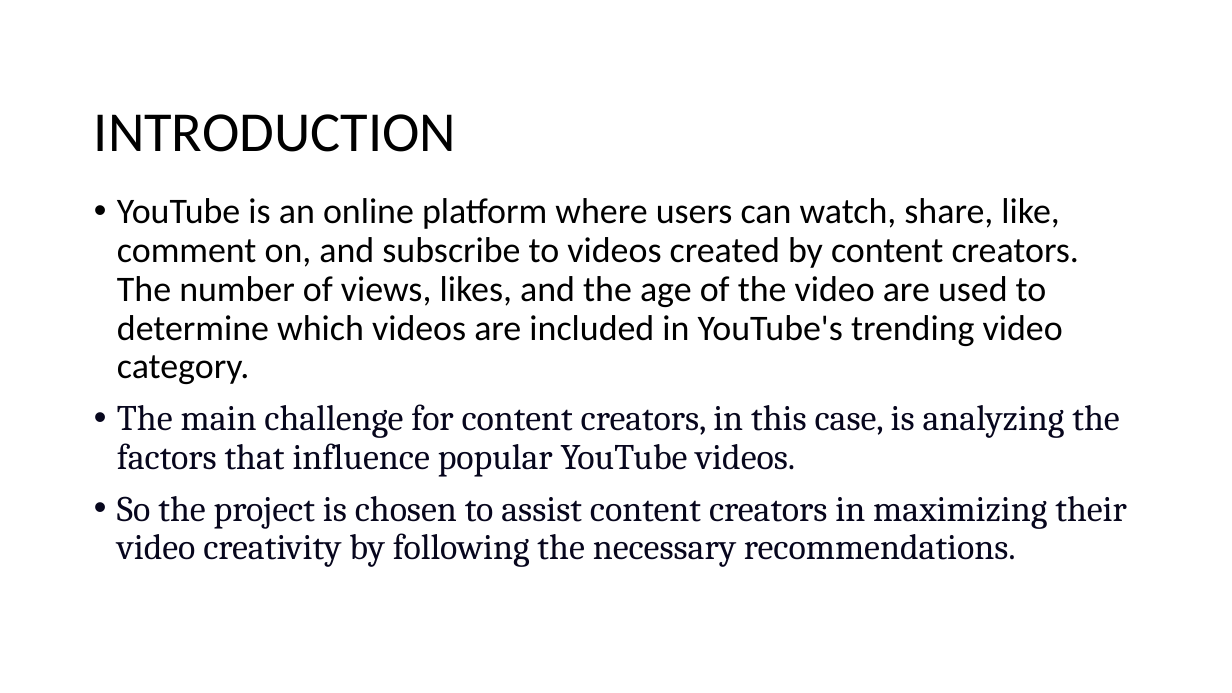
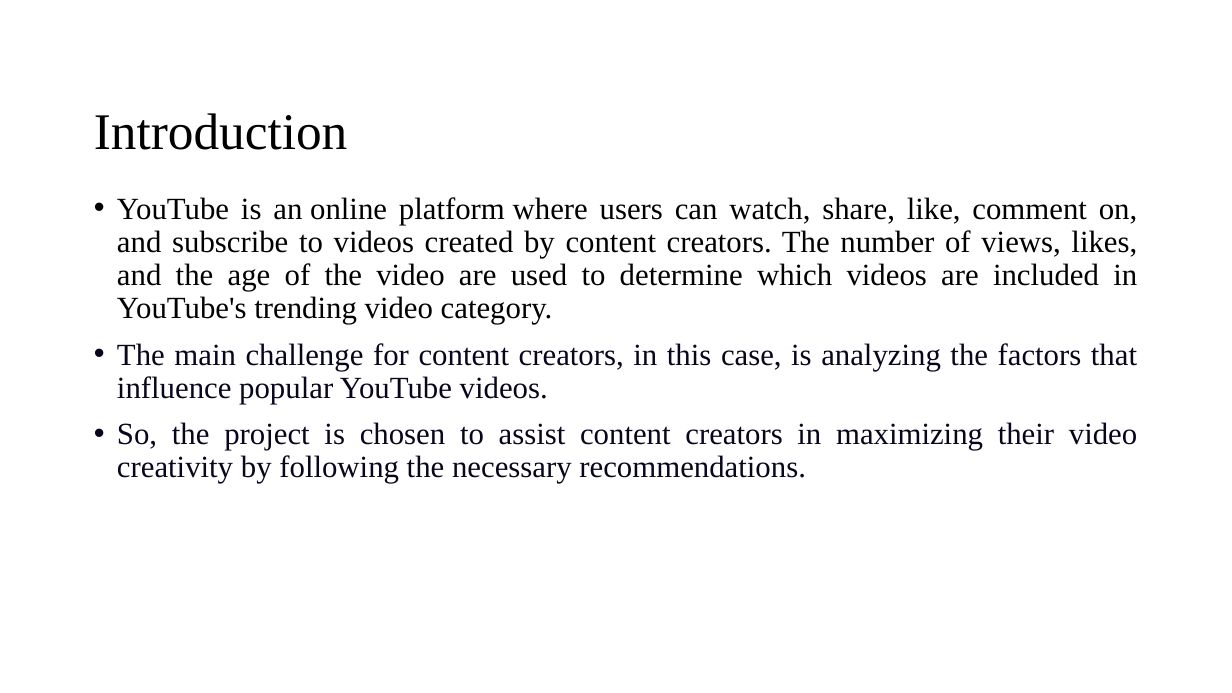
Before and after one commit to VamshiKrishna-1/Youtube_Video_Analysis_and_Prediction, a slide deck: slide 2 of Phase1.pptx. Drawn at 1232x693 pixels with LibreOffice and Linux fonts; fonts in the diff are those of the drawing; background and template pictures are left out. Boxes give left, top, right and bottom in pixels: in the first picture for what was removed or moved away, otherwise in the second. Text is boxed around its words. In the diff, an @@ line names an element or a change of style, - is before the commit and + after.

```diff
--- a/Phase1.pptx
+++ b/Phase1.pptx
@@ text at bbox=[94, 113, 347, 150]: text changed; size 44 to 40 pt; font Calibri to Times New Roman @@
-INTRODUCTION
+Introduction
@@ text at bbox=[117, 197, 1138, 404]: size 28 to 24 pt in "YouTube is an online platform where users ...", "The main challenge for content creators, in ..."; font Calibri to Times New Roman in "YouTube is an online platform where users ..."; font Cambria to Times New Roman in "The main challenge for content creators, in ..."; alignment left to justified @@
@@ text at bbox=[117, 422, 1137, 483]: text changed; size 28 to 24 pt; font Cambria to Times New Roman @@
-• So the project is chosen to assist content creators in maximizing their video creativity by following the necessary recommendations.
+• So, the project is chosen to assist content creators in maximizing their video creativity by following the necessary recommendations.
```
Also in this commit, not shown: 6 other slides changed, 1 slide added, 1 slide removed, 1 other file.
